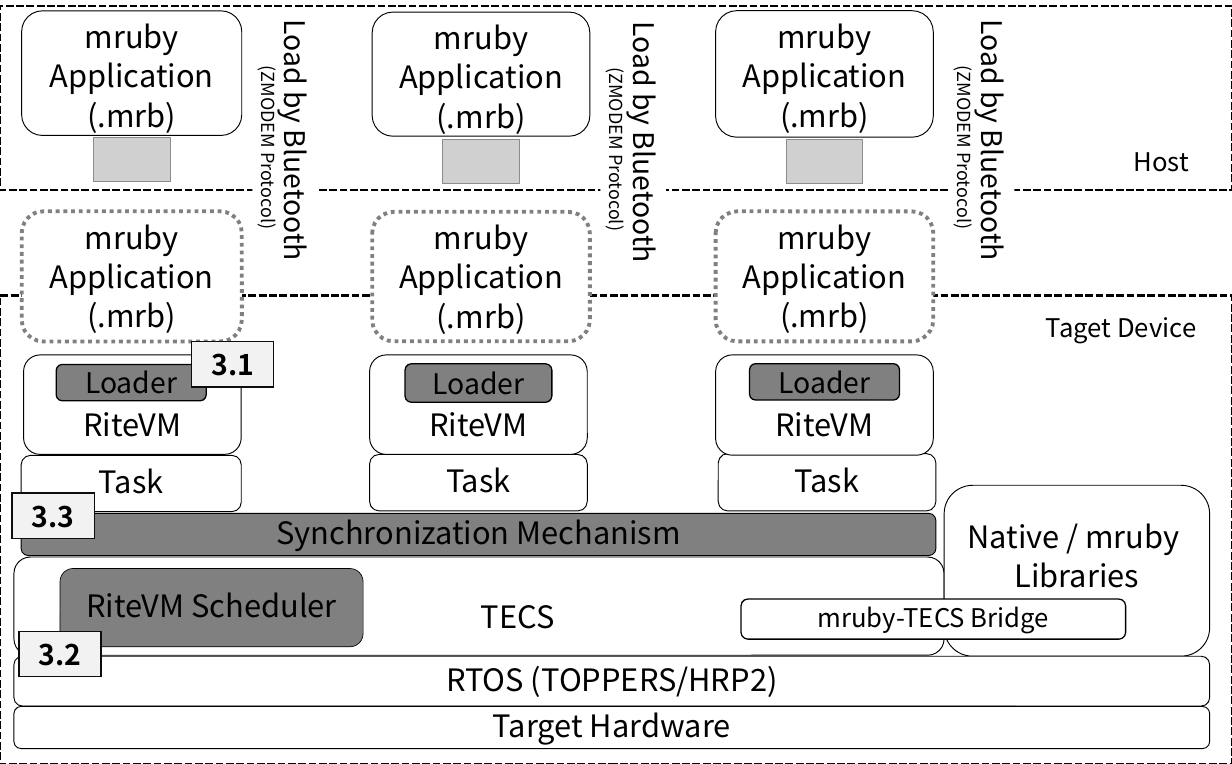
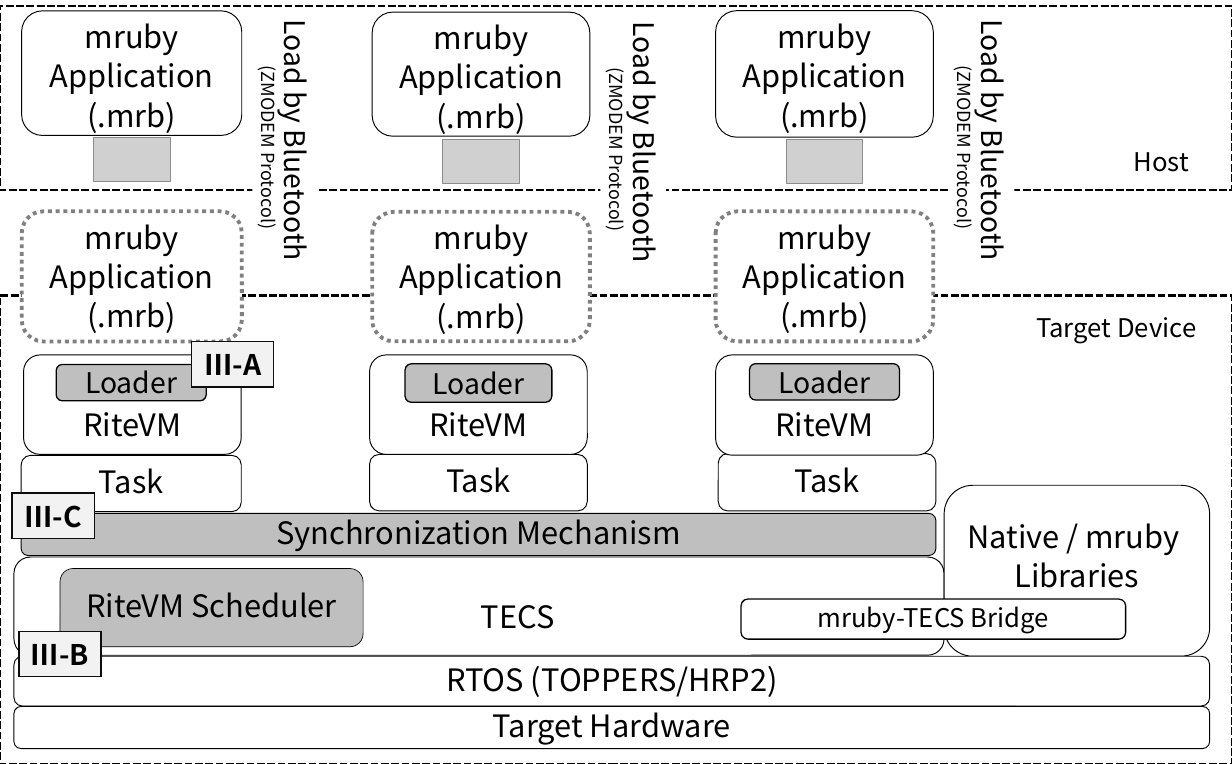
Before and after one commit to robotan0921/paper, a slide deck: slide 1 of For_paper/SystemModel_update.pptx. Drawn at 1232x764 pixels with LibreOffice and Linux fonts; fonts in the diff are those of the drawing; grey boxes stand for pictures. Boxes give left, top, right and bottom in pixels: in the first picture for what was removed or moved away, otherwise in the second. Text is boxed around its words. In the diff, an @@ line names an element or a change of style, - is before the commit and + after.

```diff
--- a/For_paper/SystemModel_update.pptx
+++ b/For_paper/SystemModel_update.pptx
@@ text at box(1036, 317, 1196, 344): text changed @@
-Taget Device
+Target Device
@@ text in rectangle at box(204, 354, 261, 375): text changed @@
-3.1
+Ⅲ-A
@@ text in rectangle at box(24, 505, 81, 528): text changed @@
-3.3
+Ⅲ-C
@@ fill #808080 to #BFBFBF in 5 elements at box(60, 568, 363, 647), box(750, 364, 899, 400), box(405, 364, 552, 403), box(56, 364, 206, 400), box(21, 514, 936, 556) @@
@@ text in rectangle at box(31, 644, 89, 665): text changed @@
-3.2
+Ⅲ-B
```
Also in this commit, not shown: 17 other files.
